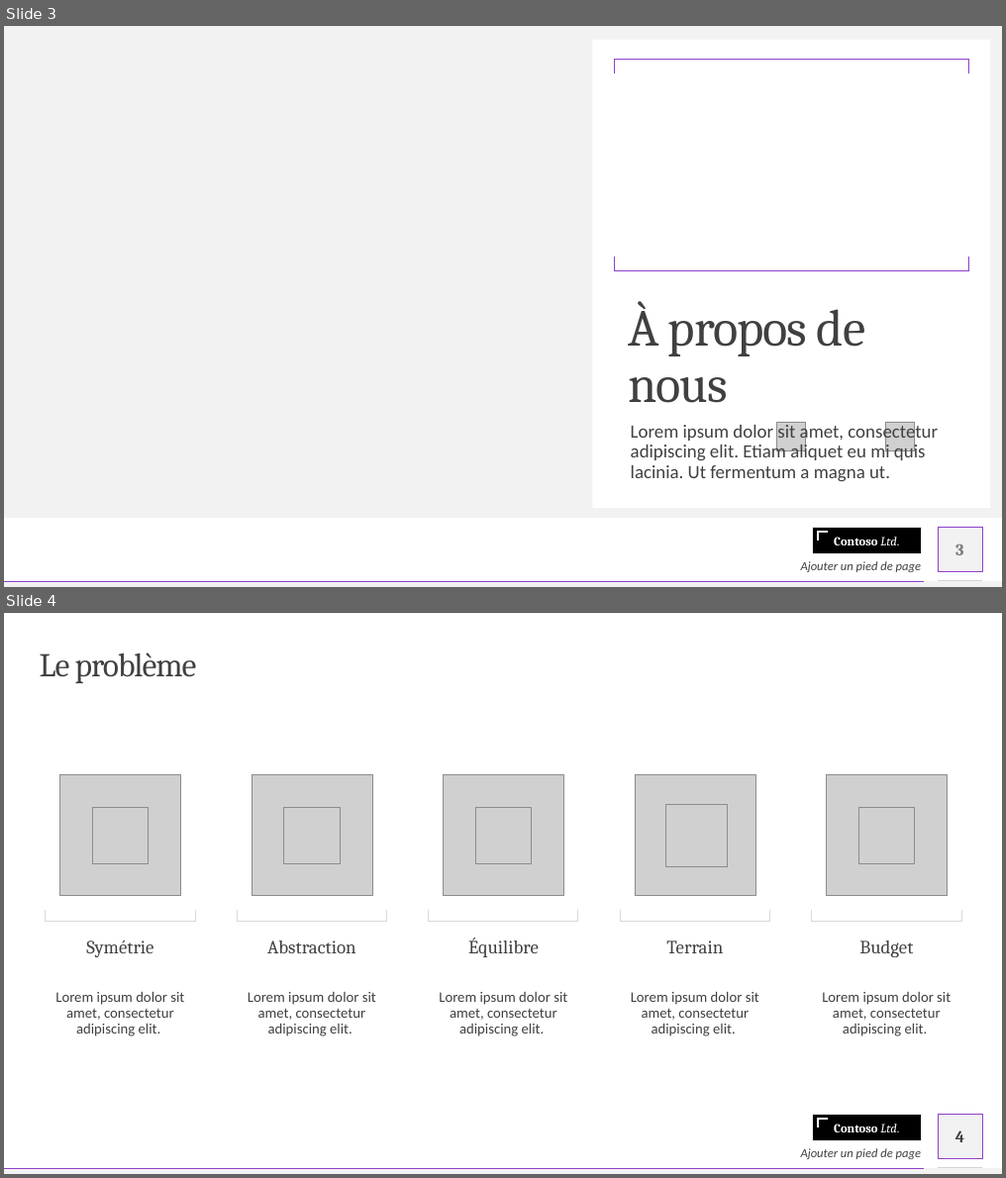
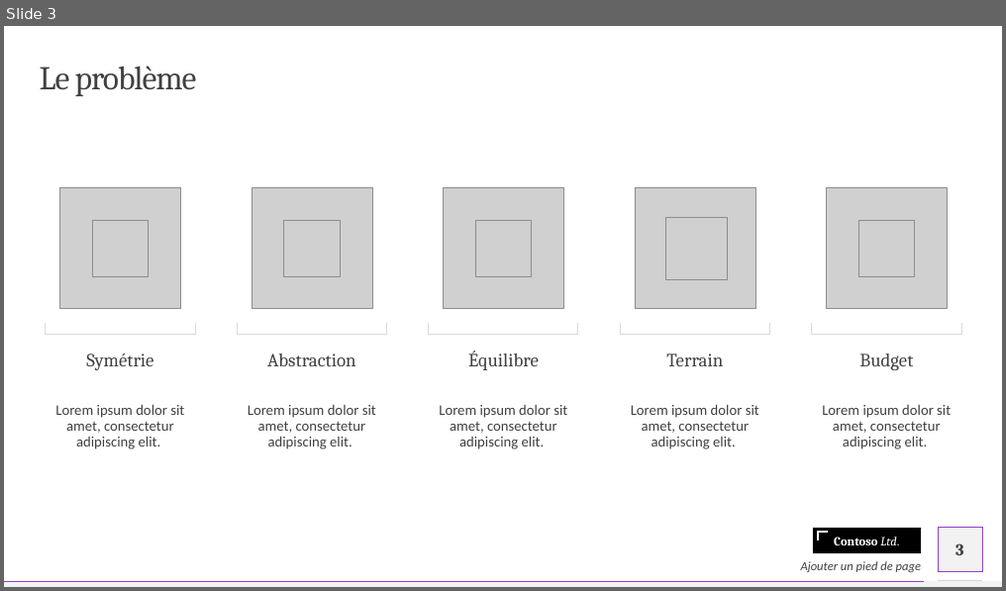
Before and after one commit to AntoineSebert/dandelion, a slide deck: documents/submission_4/presentation.odp. Shown one above the other, each under a label of ours: slides 3 and 4 before the commit, slide 3 after it. The pictures are 1006x1178 and 1006x591 pixels, drawn with LibreOffice and Linux fonts; fonts in the diff are those of the drawing; grey boxes stand for pictures. Boxes give left, top, right and bottom in pixels: in the first picture for what was removed or moved away, otherwise in the second. Text is boxed around its words. In the diff, an @@ line names an element or a change of style, - is before the commit and + after.

```diff
--- a/documents/submission_4/presentation.odp
+++ b/documents/submission_4/presentation.odp
@@ slide 3 removed at <box>4,26,1002,587</box>, background #FFFFFF; not listed: 6 template elements that a slide beside it also shows @@
@@ freeform shape removed at <box>4,26,1002,519</box> @@
@@ title removed at <box>592,40,990,508</box> @@
-À propos de nous
@@ freeform shape removed at <box>614,59,969,74</box> @@
@@ freeform shape removed at <box>614,257,969,272</box> @@
@@ subtitle removed at <box>631,422,938,481</box> @@
-Lorem ipsum dolor sit amet, consectetur adipiscing elit. Etiam aliquet eu mi quis lacinia. Ut fermentum a magna ut.
@@ picture removed at <box>776,422,806,452</box> @@
@@ picture removed at <box>885,422,915,452</box> @@
@@ page number removed at <box>955,544,964,556</box> @@
-3
@@ text removed at <box>801,562,921,572</box> @@
-Ajouter un pied de page
@@ what was slide 4 is now slide 3 @@
@@ page number at <box>955,544,964,556</box>: text changed @@
-4
+3
```
Also in this commit, not shown: 2 slides changed, 1 slide added, 2 other slides removed.
